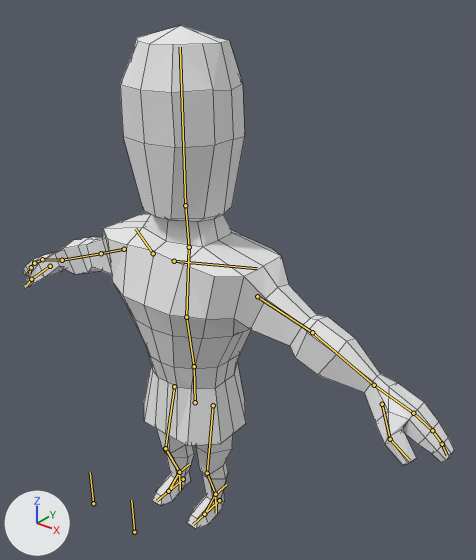
What one commit did to the Blender file Assets/Models/peasant.blend.
Rendered twice from a 50 mm lens placed at (1.517, -1.608, 2.111), pointed at (0.13, 0.126, 1.036). The lights are fixed; the arrows at lower left show +X, +Y and +Z. The bones that bend it are drawn over the model as lines. Mesh edges are drawn as thin lines.

Names of what the first picture shows: 'Human_Mesh'.
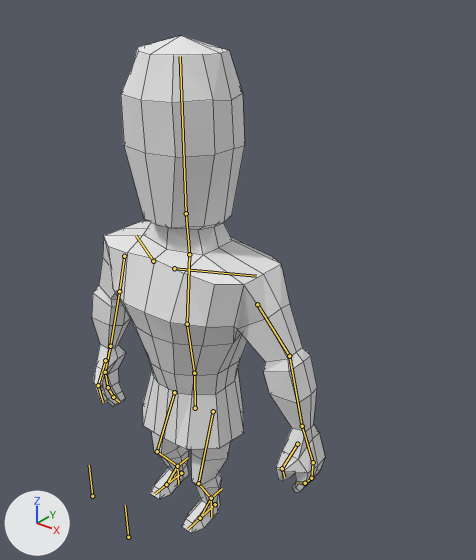
The newer file adds an action. The first version stands in its rest pose; the second is drawn at frame 1 of the action 'ArmatureAction'.

What differs and where, as boxes [x1, y1, x2, y2] in the pictures (476 x 560 px):
'Human_Mesh', posed (46% narrower): before [23, 26, 454, 529]; after [92, 36, 325, 533]
bone 'footCtrl.L', root to tip: before (215, 494) to (216, 513); after (211, 498) to (211, 517)
bone 'footCtrl.R', root to tip: before (179, 472) to (180, 490); after (177, 466) to (178, 484)
bone 'hipsCtrl', root to tip: before (194, 366) to (195, 402); after (194, 373) to (195, 408)
bone 'upArm.L', root to tip: before (257, 296) to (312, 332); after (257, 304) to (289, 356)
bone 'lowArm.L', root to tip: before (312, 332) to (374, 385); after (289, 356) to (302, 426)
bone 'thumb1.L', root to tip: before (382, 404) to (390, 439); after (297, 444) to (282, 468)
bone 'thumb2.L', root to tip: before (390, 439) to (409, 460); after (282, 468) to (284, 477)
bone 'finger1.L', root to tip: before (413, 413) to (432, 430); after (313, 462) to (311, 478)
bone 'upArm.R', root to tip: before (124, 249) to (101, 253); after (124, 256) to (119, 291)
bone 'lowArm.R', root to tip: before (101, 253) to (62, 260); after (119, 291) to (110, 346)
bone 'finger1.R', root to tip: before (42, 259) to (34, 263); after (105, 372) to (108, 387)

The change in detail:
Bone 'footCtrl.L' (bone_footctrl_l) moves from (0.0, 0.0, 0.0) to (-0.029, 0.0, 0.0).
Bone 'footCtrl.R' (bone_footctrl_r) moves from (0.0, 0.0, 0.0) to (0.023, 0.0, 0.034).
Bone 'hipsCtrl' (bone_hipsctrl) moves from (0.0, 0.0, 0.0) to (0.0, 0.03, -0.001).
Bone 'upArm.L' (bone_uparm_l) turns from (0, 0, 0) to (-2, 7, -35) degrees about its own x, y and z.
Bone 'lowArm.L' (bone_lowarm_l) turns from (0, 0, 0) to (0, 0, -17) degrees about its own x, y and z.
Bone 'thumb1.L' (bone_thumb1_l) turns from (0, 0, 0) to (7, -5, 8) degrees about its own x, y and z.
Bone 'thumb2.L' (bone_thumb2_l) turns from (0, 0, 0) to (14, -2, -4) degrees about its own x, y and z.
Bone 'finger1.L' (bone_finger1_l) turns from (0, 0, 0) to (13, -1, 0) degrees about its own x, y and z.
Bone 'upArm.R' (bone_uparm_r) turns from (0, 0, 0) to (31, -12, 23) degrees about its own x, y and z.
Bone 'lowArm.R' (bone_lowarm_r) turns from (0, 0, 0) to (-8, 4, 18) degrees about its own x, y and z.
Bone 'finger1.R' (bone_finger1_r) turns from (0, 0, 0) to (-15, -3, 1) degrees about its own x, y and z.
